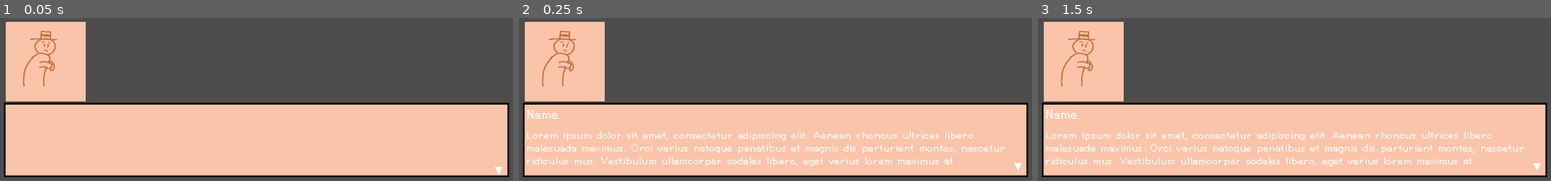
Above: before the commit, frames 1-3 (left to right).
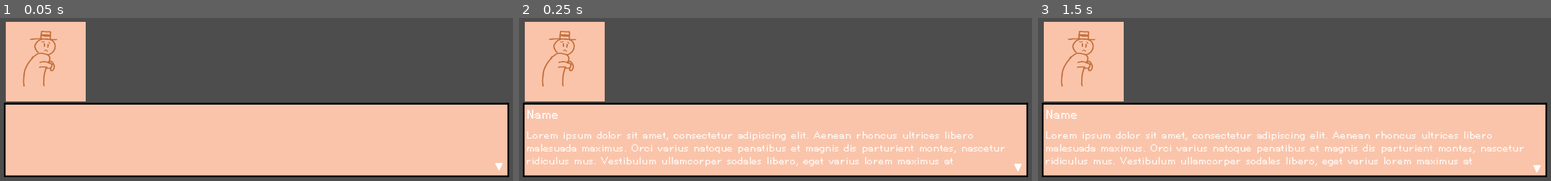
Above: after the commit, the same moments.

Repository: fraca992/godot-dialog-system
Game: Godot game, scene res://dialog_system.tscn
The game is run twice, just before and just after one commit, with the same random seed, the same clock (stepped at 60 frames per second) and the same inputs. The project has no main scene, so this scene is started directly.
Inputs:
- Up to frame 1 (0.05 s): no input
- Up to frame 2 (0.25 s): no input
- Up to frame 3 (1.5 s): tap Enter at 0.5 s; tap Space at 1.25 s

The runs differ from the first frame. In frame 1, less than 0.1% of the frame differs, in the area x 96-98%, y 88-97%; in frame 2, less than 0.1%; in frame 3, less than 0.1%.

Commit message:
finished static typing rework, fixed indicator animation

Diff:
--- a/dialog_system.gd
+++ b/dialog_system.gd
@@ -136,28 +136,28 @@
 	dialogIndicator.set_z_index(1) #ensures the indicator is always on top
 
 	## set animation
-	#var indicatorAnimationPlayer : AnimationPlayer = get_node("ARC_MonitorOverlay/VBC_DialogBoxStructure/MC_DialogBox/DialogIndicator/IndicatorPlayer")
-	#var library : AnimationLibrary = load("res://Themes/DialogSystem_AnimationLibrary.res")
-	#var bouncingAnimation := Animation.new()
-	#var trackIndex : int = bouncingAnimation.add_track(Animation.TYPE_VALUE)
-	#var bounce = 0.03 * dialogBoxSize[1]
-	#
-	#bouncingAnimation.track_set_path(trackIndex, ".:position:y")
-	#bouncingAnimation.track_insert_key(trackIndex,0,dialogIndicator.get_position()[1],1)
-	#bouncingAnimation.track_insert_key(trackIndex,0.5,dialogIndicator.get_position()[1] + bounce,1)
-	#bouncingAnimation.track_insert_key(trackIndex,1,dialogIndicator.get_position()[1],0.25)
-	#bouncingAnimation.set_loop_mode(Animation.LOOP_PINGPONG)
-	#library.add_animation("bounce",bouncingAnimation) # the library still needs to be added as a resource
-	#indicatorAnimationPlayer.play("DialogSystem_AnimationLibrary/bounce")
+	var indicatorAnimationPlayer : AnimationPlayer = get_node("ARC_MonitorOverlay/VBC_DialogBoxStructure/MC_DialogBox/DialogIndicator/IndicatorPlayer")
+	var library : AnimationLibrary = load("res://Themes/DialogSystem_AnimationLibrary.res")
+	var bouncingAnimation := Animation.new()
+	var trackIndex : int = bouncingAnimation.add_track(Animation.TYPE_VALUE)
+	var bounce : float = 0.03 * dialogBoxSize[1]
+
+	bouncingAnimation.track_set_path(trackIndex, ".:position:y")
+	bouncingAnimation.track_insert_key(trackIndex,0,dialogIndicator.get_position()[1],0.5)
+	bouncingAnimation.track_insert_key(trackIndex,0.5,dialogIndicator.get_position()[1] + bounce,-2)
+	bouncingAnimation.set_length(1)
+	bouncingAnimation.set_loop_mode(Animation.LOOP_LINEAR)
+	library.add_animation("bounce",bouncingAnimation) # the library still needs to be added as a resource
+	indicatorAnimationPlayer.play("DialogSystem_AnimationLibrary/bounce")
 
 	await get_tree().create_timer(0.05).timeout #Godot applies change in size after one frame: adding a pause here to receive the correct size next.
 	return
 
 #Initialize the text labels
-func Init_DialogTextLabels():
+func Init_DialogTextLabels() -> void:
 	## Initialize TextName label
 	# initial settings
-	var nameLabel = get_node("ARC_MonitorOverlay/VBC_DialogBoxStructure/MC_DialogBox/PC_DialogBackground/MC_Name/TextName")
+	var nameLabel : RichTextLabel = get_node("ARC_MonitorOverlay/VBC_DialogBoxStructure/MC_DialogBox/PC_DialogBackground/MC_Name/TextName")
 	nameLabel.scroll_active = false
 	nameLabel.set_autowrap_mode(TextServer.AUTOWRAP_OFF)
 
@@ -166,16 +166,16 @@
 
 	##Initializa TextDialog label
 	# initial settings
-	var textLabel = get_node("ARC_MonitorOverlay/VBC_DialogBoxStructure/MC_DialogBox/PC_DialogBackground/MC_Dialog/TextDialog")
+	var textLabel : RichTextLabel = get_node("ARC_MonitorOverlay/VBC_DialogBoxStructure/MC_DialogBox/PC_DialogBackground/MC_Dialog/TextDialog")
 	textLabel.scroll_active = false
 	textLabel.set_autowrap_mode(TextServer.AUTOWRAP_WORD_SMART)
 
 	# pushing initial dialog context
-	var dialogTextSize = textLabel.size[1] / lineNumber
+	var dialogTextSize : int = int(textLabel.size[1] / lineNumber)
 	PrintLabel(textLabel, textFont, dialogTextSize, dialogText)
 
 	# splitting text if too long
-	var splitChar = "_"
+	var splitChar : String = "_"
 	while textLabel.get_line_count() > lineNumber:
 		if dialogText.contains("."):
 			splitChar = "."
@@ -200,7 +200,7 @@
 	return
 
 #Util to print text to label
-func PrintLabel(label:RichTextLabel, font:FontFile, size:int, text:String):
+func PrintLabel(label:RichTextLabel, font:FontFile, size:int, text:String) -> void:
 	label.clear() # altough official documentation says that clear does not clear text, it is not true, at least with add_text function; editing the text property to empty string ("") does not clear the text. did not test if AUTOWRAP fault.
 	label.push_context()
 	label.push_font(font, size)
--- a/dialog_system.tscn
+++ b/dialog_system.tscn
@@ -96,7 +96,7 @@
 
 [node name="DialogIndicator" type="Sprite2D" parent="ARC_MonitorOverlay/VBC_DialogBoxStructure/MC_DialogBox"]
 z_index = 1
-position = Vector2(1396, 189.733)
+position = Vector2(1396.8, 178.4)
 scale = Vector2(0.0871094, 0.0871094)
 texture = ExtResource("7_b6hlx")
 
